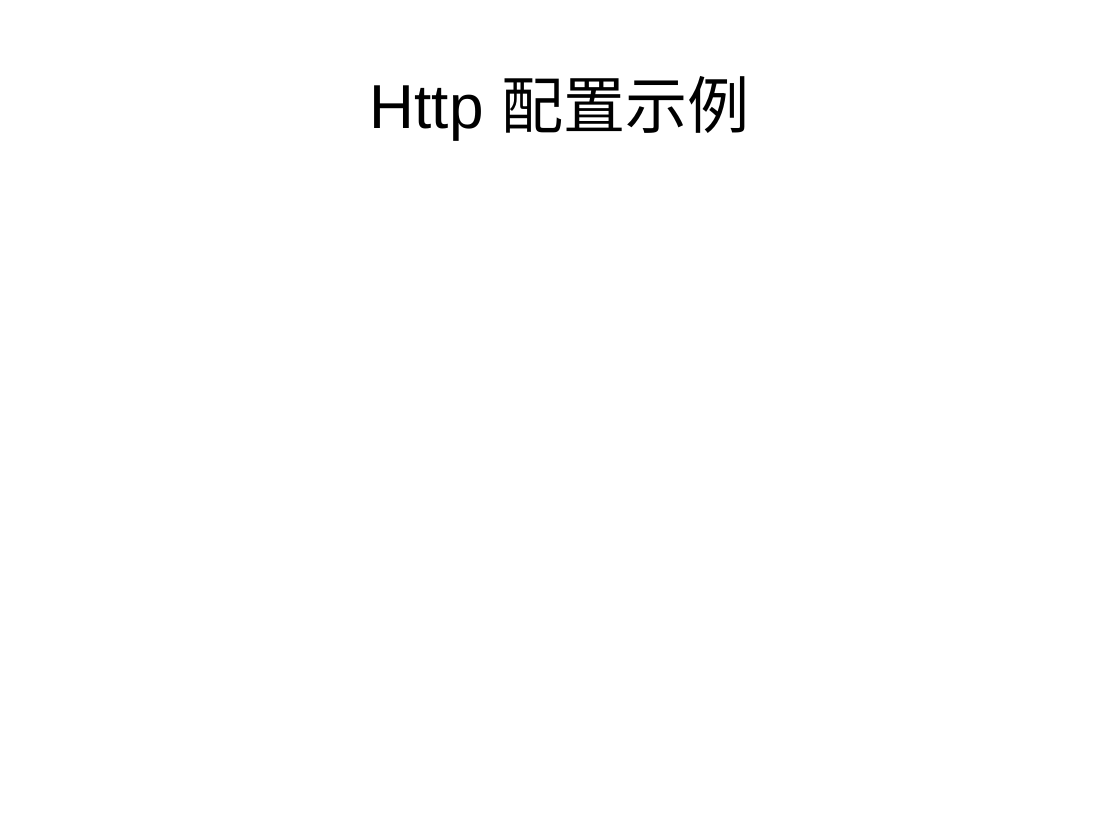
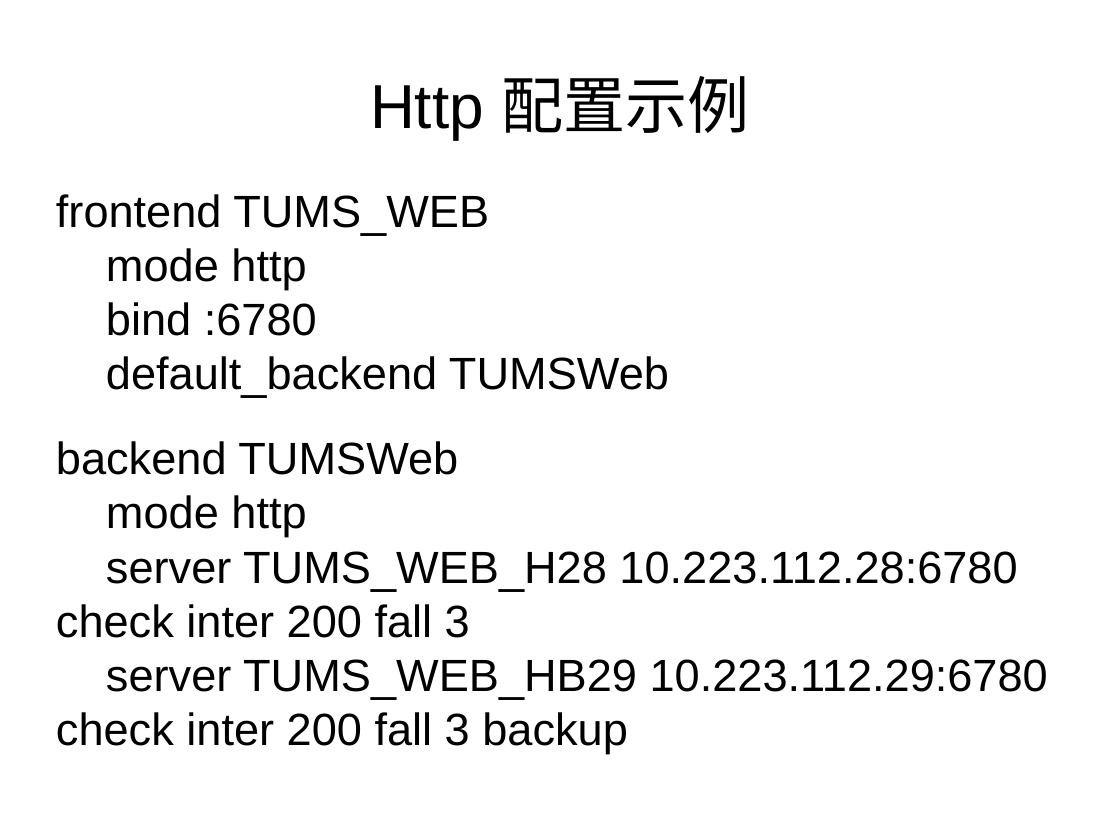
Before and after one commit to morro-wind/Tools, a slide deck: slide 21 of Basic environment.pptx (slide 16 before the commit). Drawn at 1120x840 pixels with LibreOffice and Linux fonts; fonts in the diff are those of the drawing. Boxes give left, top, right and bottom in pixels: in the first picture for what was removed or moved away, otherwise in the second. Text is boxed around its words. In the diff, an @@ line names an element or a change of style, - is before the commit and + after.

```diff
--- a/Basic environment.pptx
+++ b/Basic environment.pptx
@@ text added at (56,194,1048,754), 32 pt, text #000000 @@
+frontend TUMS_WEB
+mode http
+bind :6780
+default_backend TUMSWeb
+backend TUMSWeb
+mode http
+server TUMS_WEB_H28 10.223.112.28:6780 check inter 200 fall 3
+server TUMS_WEB_HB29 10.223.112.29:6780 check inter 200 fall 3 backup
```
Also in this commit, not shown: 9 other slides changed, 7 slides added, 2 slides removed.
